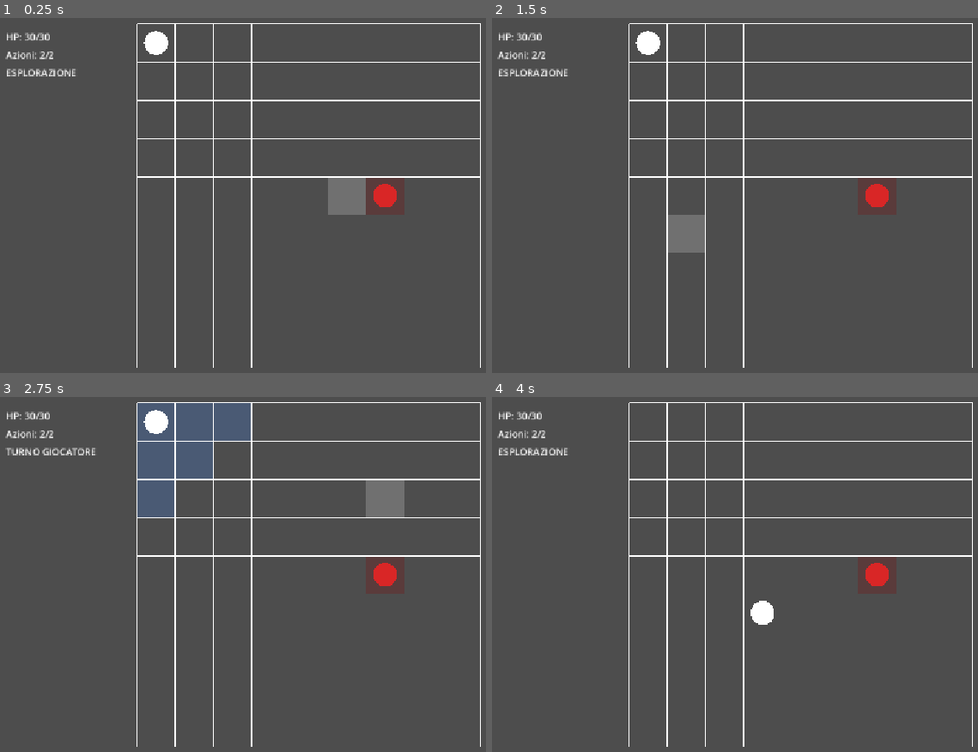
Above: before the commit, frames 1-4 (two rows, left to right).
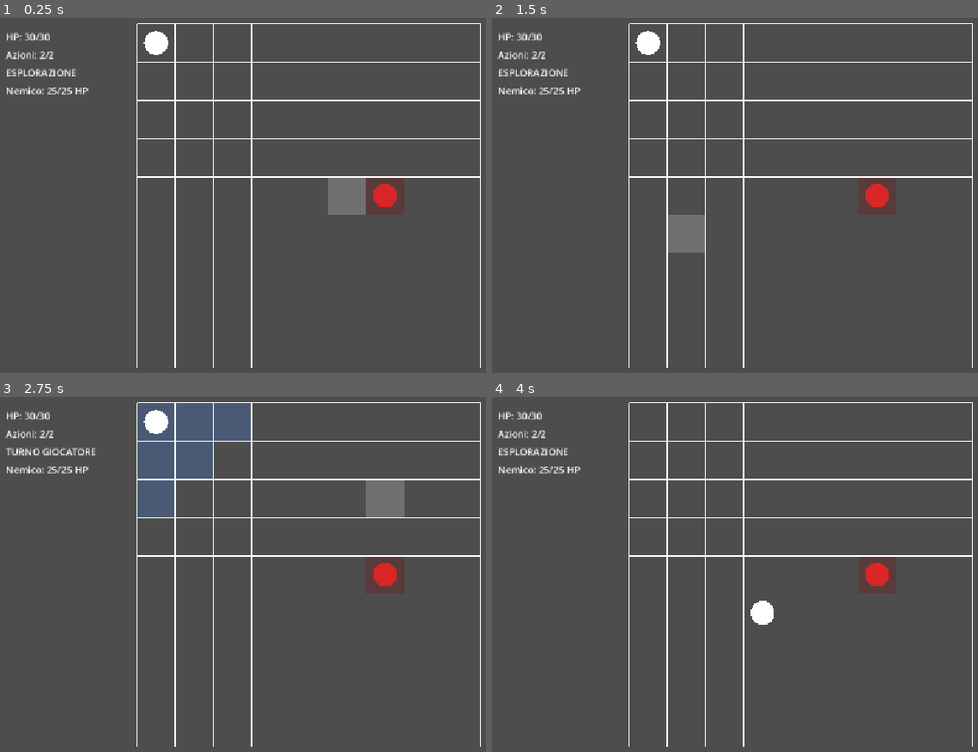
Above: after the commit, the same moments.

Repository: Chivas1504/Gioco
Game: Godot game, scene res://scenes/game.tscn
Two runs of this game, one before a commit and one after it. Both use one fixed random seed, a clock stepped at 60 frames per second and the inputs below.
Inputs (mouse positions are in pixels of both pictures, inside the frame that each line leads up to):
- Up to frame 1 (0.25 s): no input
- Up to frame 2 (1.5 s): tap Enter at 0.5 s; move the mouse to (973, 184) at 0.52 s; tap C at 0.6, 1.35 s; click (973, 184) at 0.67 s; tap Space at 1.25 s; move the mouse to (686, 223) at 1.27 s; hold A from 1.28 s (still down)
- Up to frame 3 (2.75 s): tap Enter at 2 s; move the mouse to (398, 499) at 2.02 s; release A at 2.03 s; tap C at 2.1 s
- Up to frame 4 (4 s): tap Space at 2.75 s; move the mouse to (788, 663) at 2.77 s; tap C at 2.85, 3.6 s; click (788, 663) at 2.92 s; move the mouse to (outside the picture) at 3.52 s; hold A from 3.53 s (still down)

The runs differ from the first frame. In frame 1, 0.2% of the frame differs, in the area x 1-19%, y 19-22%; in frame 2, 0.2%; in frame 3, 0.2%; in frame 4, 0.2%.

Commit message:
Add player attack and enemy health

Diff:
--- a/scenes/game.tscn
+++ b/scenes/game.tscn
@@ -27,7 +27,7 @@
 offset_bottom = 40.0
 
 [node name="CombatPanel" type="Panel" parent="UI/HUD" unique_id=1667139331]
-custom_minimum_size = Vector2(220, 110)
+custom_minimum_size = Vector2(220, 140)
 custom_maximum_size = Vector2(0, 0)
 layout_mode = 0
 offset_left = 20.0
@@ -58,3 +58,11 @@
 offset_right = 128.0
 offset_bottom = 93.0
 text = "ESPLORAZIONE"
+
+[node name="EnemyHPLabel" type="Label" parent="UI/HUD/CombatPanel" unique_id=641471336]
+layout_mode = 0
+offset_left = 10.0
+offset_top = 100.0
+offset_right = 50.0
+offset_bottom = 123.0
+text = "Nemico: 25/25 HP"
--- a/scripts/core/game.gd
+++ b/scripts/core/game.gd
@@ -8,6 +8,7 @@
 @onready var hp_label: Label = $UI/HUD/CombatPanel/HPLabel
 @onready var actions_label: Label = $UI/HUD/CombatPanel/ActionsLabel
 @onready var state_label: Label = $UI/HUD/CombatPanel/StateLabel
+@onready var enemy_hp_label: Label = $UI/HUD/CombatPanel/EnemyHPLabel
 
 
 const MOVE_TIME := 0.12
@@ -17,13 +18,18 @@
 const PLAYER_MAX_ACTIONS := 2
 
 const PLAYER_MAX_HP := 30
+
+const ENEMY_MAX_HP := 25
 const ENEMY_DAMAGE := 6
+
+const PLAYER_ATTACK_DAMAGE := 8
 
 
 var player_cell: Vector2i = Vector2i(0, 0)
 var enemy_cell: Vector2i = Vector2i(6, 4)
 
 var player_hp: int = PLAYER_MAX_HP
+var enemy_hp: int = ENEMY_MAX_HP
 
 var current_path: Array[Vector2i] = []
 
@@ -31,9 +37,11 @@
 var enemy_is_moving: bool = false
 
 var combat_mode: bool = false
+
 var player_actions_remaining: int = PLAYER_MAX_ACTIONS
 
 var player_is_dead: bool = false
+var enemy_is_dead: bool = false
 
 
 func _ready() -> void:
@@ -63,8 +71,13 @@
 
 	if event is InputEventKey:
 		if event.pressed and not event.echo:
+
 			if event.keycode == KEY_C:
 				_toggle_combat_mode()
+				return
+
+			if event.keycode == KEY_A:
+				_try_player_attack()
 				return
 
 	if is_moving or enemy_is_moving:
@@ -84,6 +97,9 @@
 func _handle_grid_click(
 	mouse_position: Vector2
 ) -> void:
+	if enemy_is_moving:
+		return
+
 	var mouse_local: Vector2 = grid.to_local(
 		mouse_position
 	)
@@ -151,6 +167,70 @@
 	)
 
 
+func _try_player_attack() -> void:
+	if not combat_mode:
+		return
+
+	if player_is_dead:
+		return
+
+	if enemy_is_dead:
+		return
+
+	if is_moving or enemy_is_moving:
+		return
+
+	if player_actions_remaining <= 0:
+		return
+
+	if not _are_cells_adjacent(
+		player_cell,
+		enemy_cell
+	):
+		print("Il nemico non è adiacente.")
+		return
+
+	_player_attack()
+
+
+func _player_attack() -> void:
+	enemy_hp -= PLAYER_ATTACK_DAMAGE
+
+	if enemy_hp < 0:
+		enemy_hp = 0
+
+	print(
+		"Il Ricucito colpisce per ",
+		PLAYER_ATTACK_DAMAGE,
+		" danni."
+	)
+
+	_update_ui()
+
+	if enemy_hp <= 0:
+		_enemy_died()
+		return
+
+	_finish_player_action()
+
+
+func _enemy_died() -> void:
+	enemy_is_dead = true
+
+	grid.remove_occupied_cell(enemy_cell)
+
+	enemy.visible = false
+
+	combat_mode = false
+
+	grid.clear_reachable_cells()
+
+	print("NEMICO UCCISO")
+	print("COMBATTIMENTO TERMINATO")
+
+	_update_ui()
+
+
 func _finish_player_action() -> void:
 	player_actions_remaining -= 1
 
@@ -165,6 +245,9 @@
 
 
 func _start_enemy_turn() -> void:
+	if enemy_is_dead:
+		return
+
 	enemy_is_moving = true
 
 	_update_ui()
@@ -252,6 +335,12 @@
 
 
 func _toggle_combat_mode() -> void:
+	if player_is_dead:
+		return
+
+	if enemy_is_dead:
+		return
+
 	if is_moving or enemy_is_moving:
 		return
 
@@ -278,6 +367,22 @@
 		grid.clear_reachable_cells()
 
 
+func _are_cells_adjacent(
+	first_cell: Vector2i,
+	second_cell: Vector2i
+) -> bool:
+	var difference: Vector2i = (
+		first_cell - second_cell
+	)
+
+	var distance: int = (
+		abs(difference.x)
+		+ abs(difference.y)
+	)
+
+	return distance == 1
+
+
 func _update_ui() -> void:
 	hp_label.text = (
 		"HP: "
@@ -293,11 +398,28 @@
 		+ str(PLAYER_MAX_ACTIONS)
 	)
 
+	if enemy_is_dead:
+		enemy_hp_label.text = "Nemico: MORTO"
+	else:
+		enemy_hp_label.text = (
+			"Nemico: "
+			+ str(enemy_hp)
+			+ "/"
+			+ str(ENEMY_MAX_HP)
+			+ " HP"
+		)
+
 	if player_is_dead:
 		state_label.text = "MORTO"
+
+	elif enemy_is_dead:
+		state_label.text = "COMBATTIMENTO TERMINATO"
+
 	elif enemy_is_moving:
 		state_label.text = "TURNO NEMICO"
+
 	elif combat_mode:
 		state_label.text = "TURNO GIOCATORE"
+
 	else:
 		state_label.text = "ESPLORAZIONE"
